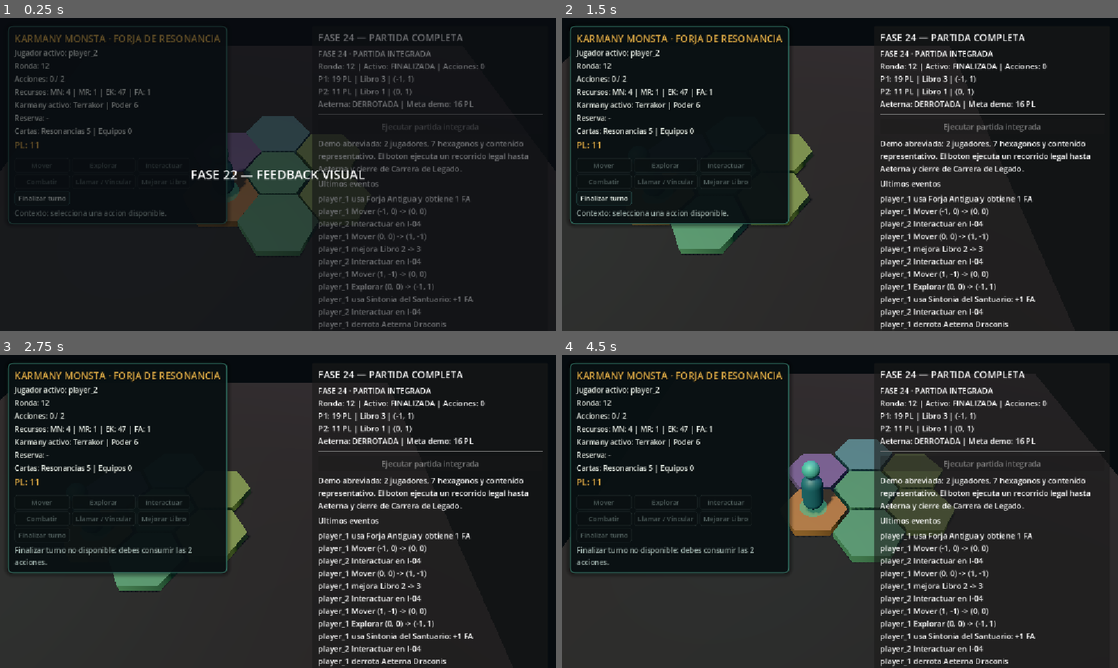
Above: before the commit, frames 1-4 (two rows, left to right).
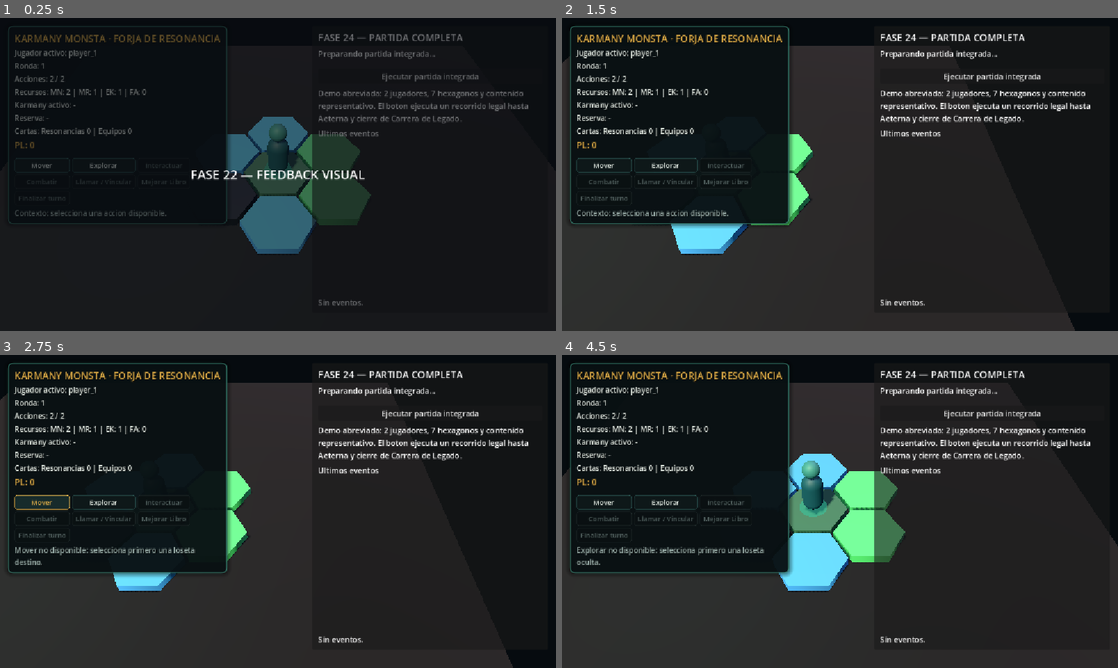
Above: after the commit, the same moments.

Repository: axenoban/Karmany-monsta
Game: Godot game, scene res://tests/phase_24_full_match_integration_test.tscn
Two runs of this game, one before a commit and one after it. Both use one fixed random seed, a clock stepped at 60 frames per second and the inputs below. This scene is started directly instead of the project's main scene.
Inputs (mouse positions are in pixels of both pictures, inside the frame that each line leads up to):
- Up to frame 1 (0.25 s): no input
- Up to frame 2 (1.5 s): tap Enter at 0.5 s; move the mouse to (962, 158) at 0.52 s; hold D 0.53-1.25 s; tap M at 0.6 s; click (962, 158) at 0.67 s; drag from (728, 190) to (812, 237) at 1.27 s
- Up to frame 3 (2.75 s): click "Finalizar turno" (after the commit: "Mover") at 2 s
- Up to frame 4 (4.5 s): click (667, 502) at 2.75 s, where only the run after the commit has a clickable "Explorar"; click (990, 414) at 3.5 s, where only the run after the commit has a clickable "Ejecutar partida integrada"; tap Space at 4.25 s; move the mouse to (895, 442) at 4.27 s; hold D from 4.28 s (still down); tap F at 4.35 s

The runs differ from the first frame. In frame 1, 9.8% of the frame differs, in the area x 3-98%, y 10-100%; in frame 2, 9.1%; in frame 3, 9.3%; in frame 4, 17%, in the area x 0-100%, y 6-100%.
Error after the commit: Parse Error: Cannot find member "TARGET_OCCUPIED" in base "KarmanyMovementRules.MoveValidation". (res://scripts/ui/phase_24_full_match_bridge.gd:184)

Commit message:
revert: preserve canonical movement occupancy semantics

Diff:
--- a/scripts/gameplay/movement_rules.gd
+++ b/scripts/gameplay/movement_rules.gd
@@ -17,8 +17,7 @@
 	TARGET_HIDDEN,
 	NOT_ADJACENT,
 	TARGET_BLOCKED_BY_BEAST,
-	ORIGIN_BLOCKED_BY_BEAST,
-	TARGET_OCCUPIED
+	ORIGIN_BLOCKED_BY_BEAST
 }
 
 
@@ -69,9 +68,6 @@
 	if board_state.is_blocked_by_beast(target_coord):
 		return MoveValidation.TARGET_BLOCKED_BY_BEAST
 
-	if board_state.is_occupied(target_coord):
-		return MoveValidation.TARGET_OCCUPIED
-
 	return MoveValidation.OK
 
 
@@ -115,7 +111,5 @@
 			return "La loseta esta bloqueada por una Bestia; debes declarar Combate para entrar."
 		MoveValidation.ORIGIN_BLOCKED_BY_BEAST:
 			return "Hay una Bestia sin resolver en tu loseta; debes resolver ese combate antes de moverte."
-		MoveValidation.TARGET_OCCUPIED:
-			return "La loseta destino ya esta ocupada por otra unidad."
 
 	return "Movimiento invalido."
